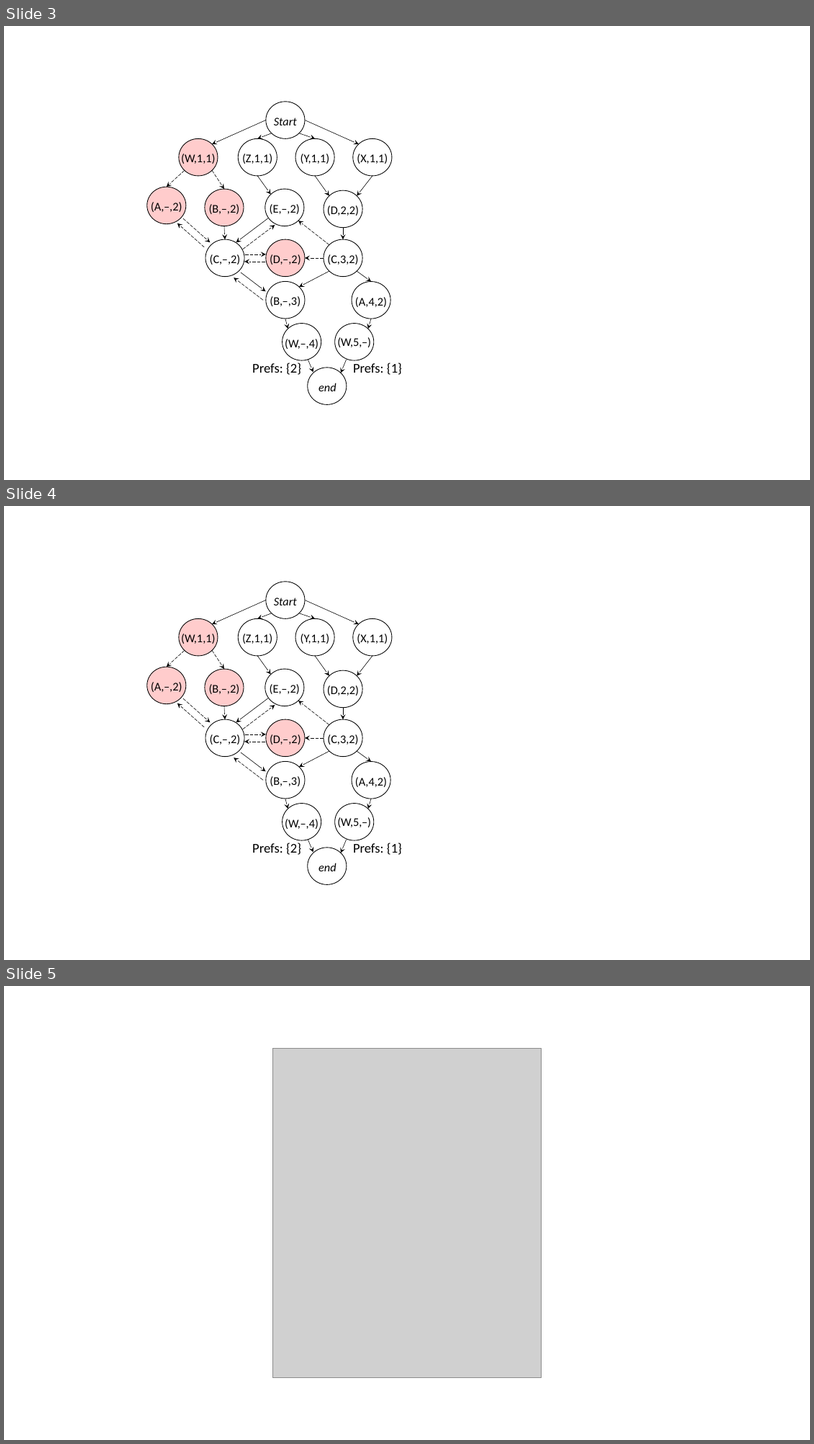
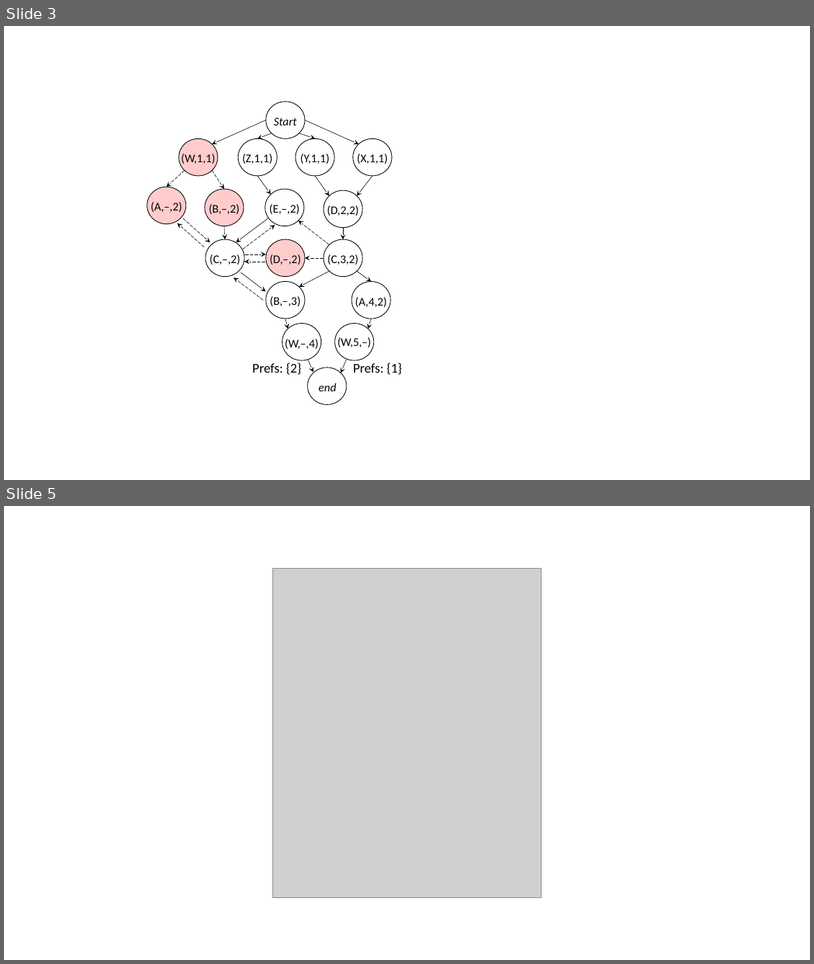
Before and after one commit to rabeckett/propane, a slide deck: paper/figures/compilation.pptx. Shown one above the other, each under a label of ours: slides 3, 4 and 5 before the commit, slides 3 and 5 after it; the slides between them are not shown. The pictures are 814x1444 and 814x964 pixels, drawn with LibreOffice and Linux fonts; fonts in the diff are those of the drawing; grey boxes stand for pictures. Boxes give left, top, right and bottom in pixels: in the first picture for what was removed or moved away, otherwise in the second. Text is boxed around its words. In the diff, an @@ line names an element or a change of style, - is before the commit and + after.

```diff
--- a/paper/figures/compilation.pptx
+++ b/paper/figures/compilation.pptx
@@ slide 4 removed at [4,506,810,960], background #FFFFFF @@
@@ group removed at [147,582,402,884]: 27 arrows, 19 texts, 17 ellipses @@
-(W,1,1)
-Start
-(Z,1,1)
-(Y,1,1)
-(X,1,1)
-(A,–,2)
-(B,–,2)
-(E,–,2)
-(D,2,2)
-(C,3,2)
-(A,4,2)
-(D,–,2)
-(B,–,3)
-(C,–,2)
-(W,–,4)
-(W,5,–)
-Prefs: {2}
-end
-Prefs: {1}
```
Also in this commit, not shown: 1 slide added, 1 other file.
